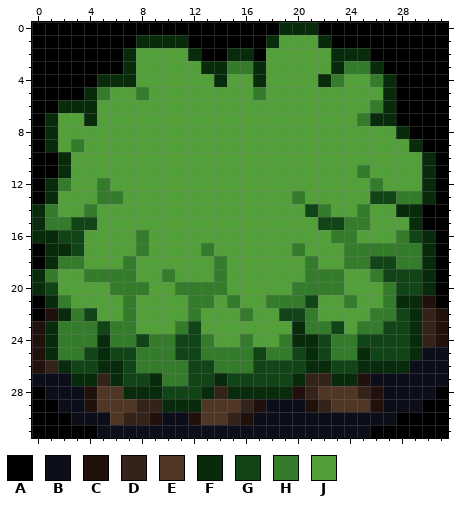
File history of a pixel-art sprite, src/main/resources/hundreddays/objects/trees/tree2.png. The picture above is the old version.
The file is 32x32 pixels.
Palette (. is transparent): A #000000  B #0c0e1a  C #21110d  D #342319  E #503625  F #082b0c  G #114517  H #347b2c  J #53a03b
Pixels before, first column x 0:
 0 AAAAAAAAAAAAAAAAAAAFFFAAAAAAAAAA
 1 AAAAAAAAFFFFAAAAAAFJJJFAAAAAAAAA
 2 AAAAAAAFJJJJFAAFFAJJJJJFFFAAAAAA
 3 AAAAAAAFJJJJJFFHHFJJJJJFHHFAAAAA
 4 AAAAAFFFJJJJJJFJJFJJJJFHJJHFAAAA
 5 AAAAFHJJHJJJJJJJJHJJJJJJJJJFAAAA
 6 AAFFFJJJJJJJJJJJJJJJJJJJJJHFAAAA
 7 AFJJFJJJJJJJJJJJJJJJJJJJJHFFAAAA
 8 AFJJJJJJJJJJJJJJJJJJJJJJJJJJFAAA
 9 AFJHJJJJJJJJJJJJJJJJJJJJJJJJJFAA
10 AAFJJJJJJJJJJJJJJJJJJJJJJJJJJJFA
11 AAFJJJJJJJJJJJJJJJJJJJJJJHJJJJFA
12 AFHJJHJJJJJJJJJJJJJJJJJJJJHJJJFA
13 AFJJJHHJJJJJJJJJJJJJHJJJJJGGHHFA
14 FHJJHJJJJJJJJJJJJJJJJGHJJHJJFFAA
15 FHHGGJJJJJJJJJJJJJJJJJGGHHJJJFAA
16 FFGGJJJJHJJJJJJJJJJJJJJHHJJJHGFA
17 AFFGJJJJHJJJJHJJJJJJHJJJHHHHHHFA
18 AFHHJJJHJJJJJJHJJJJJJHJJHHGGHHFA
19 FHJJHHHHJJHJJJHJJJJJJHHHJJHGGGFA
20 FGJJJJHHHJJHHHHJJJJJHHHHJJJHGGFA
21 AFHJJJJHJJJJHHJHJJHHHGJJHJJHFFCA
22 ACFHGJJHJJJJHJJJHJJGGHJJJJHHGFDC
23 CFHHHGHHJJJHGJJJJJJJFHHGJHHGGFDC
24 CFHHHFHHGHHGGHJJHJJHFFGHHGGGGFDC
25 CFHHGFGGHHHGGHHHHGHHGFGHHFGGGFBB
26 CDFGGFFGHHHHGGHHHGGGGFFGGFFFFBBB
27 BBBFFDFGGFHHGGFGGGGGFDDFFCBBBBBB
28 ABBBCEEFFFGGGFDFFFFFCDEEEDCBBBBA
29 AABBCEEEDDFFFEEEDCBBBCDEEECBBBAA
30 AAABBBEDDCBBCEEDCBBBBBBBBBBBAAAA
31 AAAAABBBBBBBBBBBBBBBBBBBBBAAAAAA
Now the later version:
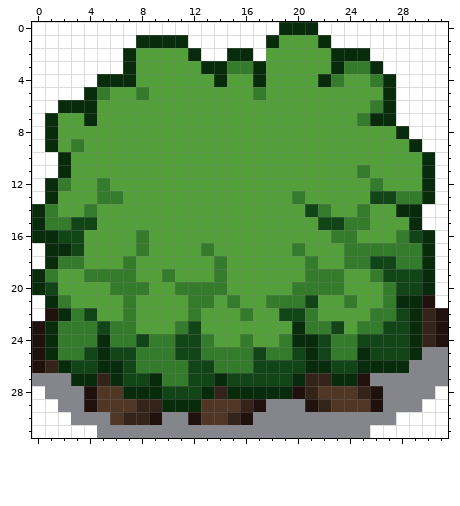
Change:
colour A: #000000 -> #ffffff
colour B: #0c0e1a -> #85868c
Pixel boxes of the changes (left, top, right, bottom) in both pictures:
changed: (32, 22, 448, 438)
